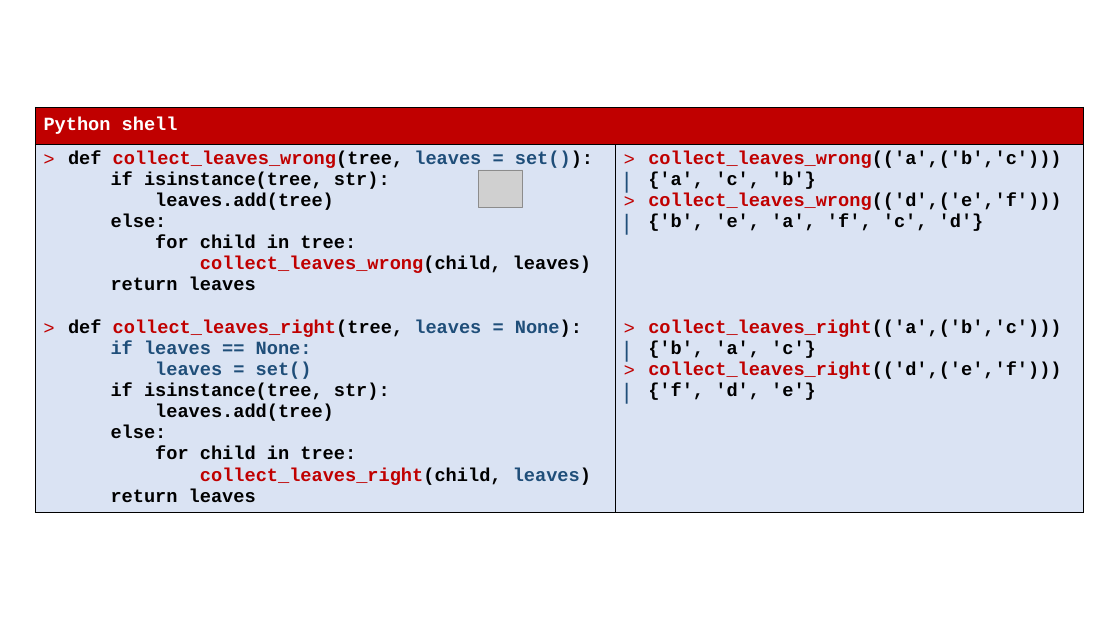
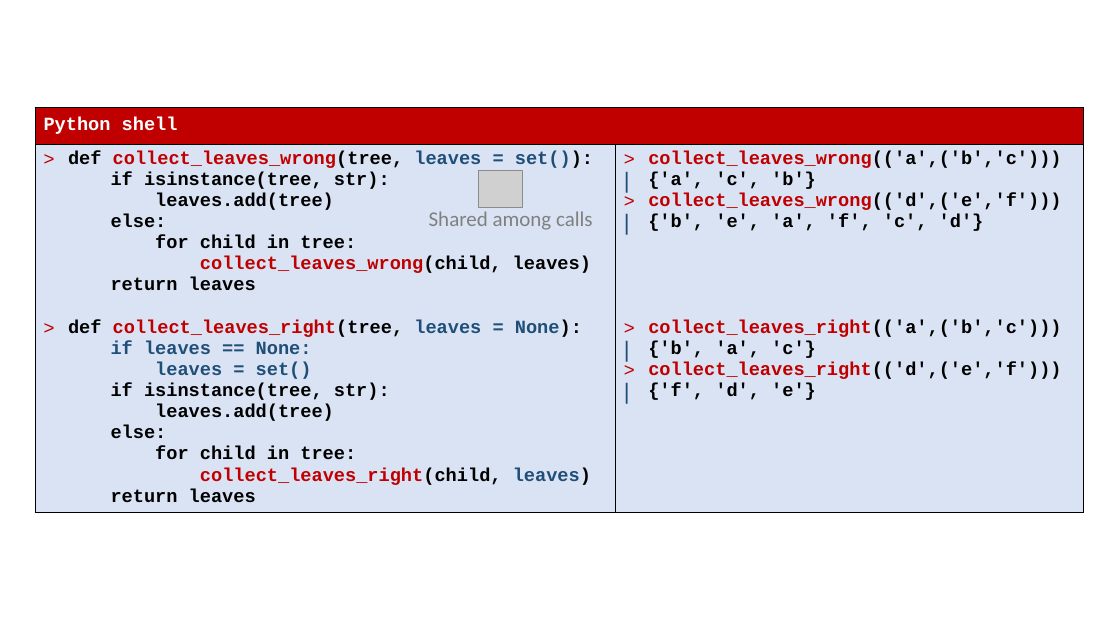
Before and after one commit to gsbrodal/gsbrodal.github.io, a slide deck: slide 15 of ipsa/slides/recursion.pptx. Drawn at 1120x630 pixels with LibreOffice and Linux fonts; fonts in the diff are those of the drawing; grey boxes stand for pictures. Boxes give left, top, right and bottom in pixels: in the first picture for what was removed or moved away, otherwise in the second. Text is boxed around its words. In the diff, an @@ line names an element or a change of style, - is before the commit and + after.

```diff
--- a/ipsa/slides/recursion.pptx
+++ b/ipsa/slides/recursion.pptx
@@ text added at (x1=429, y1=211, x2=593, y2=230), 18 pt, text #808080 @@
+Shared among calls
```
Also in this commit, not shown: 2 other slides changed, 5 other files.
